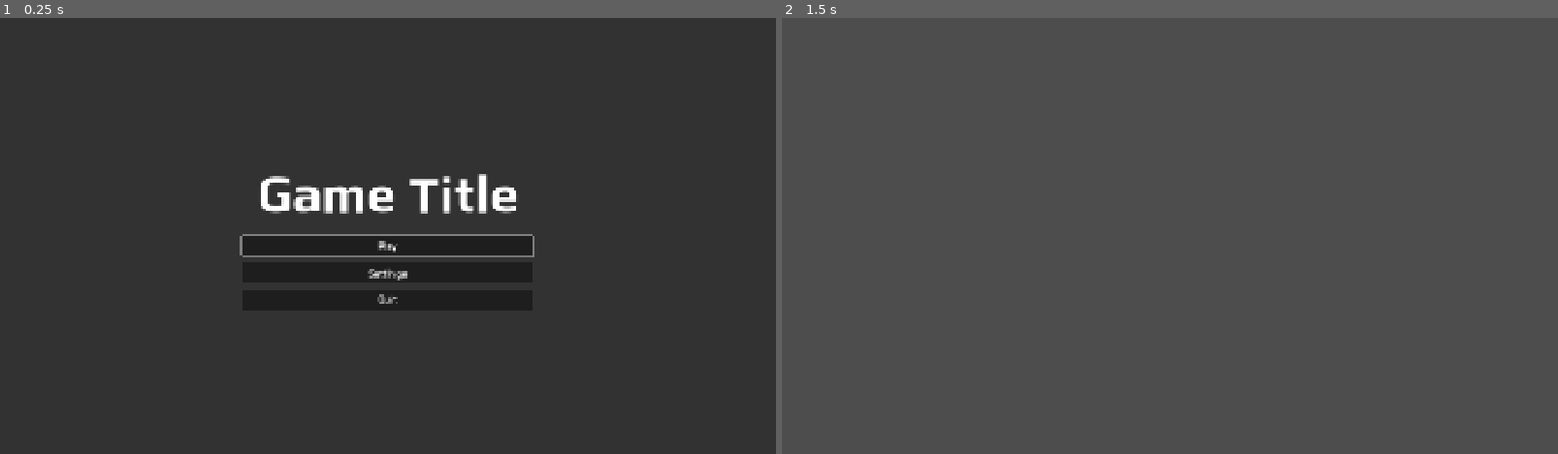
Above: before the commit, frames 1-2 (left to right).
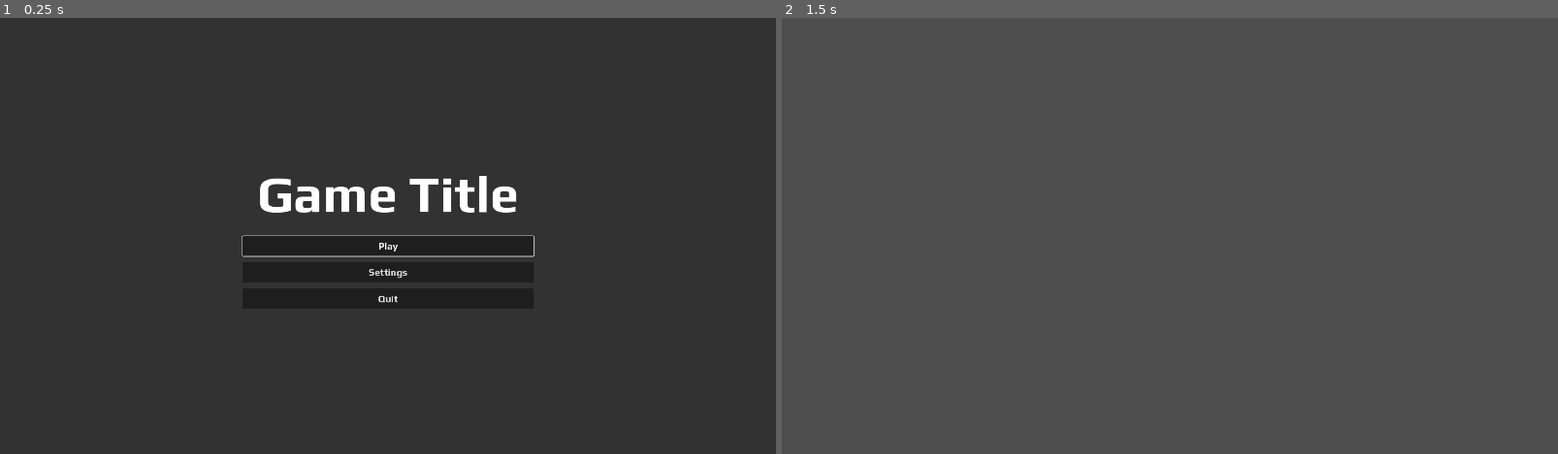
Above: after the commit, the same moments.

Repository: KevinGeertjens/Lux
Game: Godot game, scene res://scenes/menus/main_menu/main_menu.tscn
Two runs of this game, one before a commit and one after it. Both use one fixed random seed, a clock stepped at 60 frames per second and the inputs below.
Inputs:
- Up to frame 1 (0.25 s): no input
- Up to frame 2 (1.5 s): click "Play" at 0.5 s; tap Enter at 1.25 s

The runs differ from the first frame. In frame 1, 1.0% of the frame differs, in the area x 30-69%, y 35-66%; in frame 2, nothing differs.

Commit message:
Set graphics settings via menu

Diff:
--- a/autoload/settings/base_settings.gd
+++ b/autoload/settings/base_settings.gd
@@ -15,7 +15,15 @@
 	if loadedSettings:
 		settings = loadedSettings
 	else:
-		settings = DEFAULT_SETTINGS
+		settings = DEFAULT_SETTINGS.duplicate()
 
 func _save() -> void:
 	JsonFileUtils.save_dict(settings, PATH)
+
+func _apply() -> void:
+	pass # overwrite in implementations
+
+func set_default_settings() -> void:
+	settings = DEFAULT_SETTINGS.duplicate()
+	_apply()
+	_save()
--- a/autoload/settings/graphics/graphics_settings.gd
+++ b/autoload/settings/graphics/graphics_settings.gd
@@ -19,14 +19,14 @@
 	}
 
 func _apply() -> void:
-	_set_window_size(settings["windowSize"])
-	_set_window_mode(settings["windowMode"])
-	_set_monitor(settings["monitor"])
-	_set_vsync(settings["vsync"])
+	set_window_size(settings["windowSize"])
+	set_window_mode(settings["windowMode"])
+	set_monitor(settings["monitor"])
+	set_vsync(settings["vsync"])
 
 
 #region: Setters
-func _set_window_size(windowSize: String) -> void:
+func set_window_size(windowSize: String) -> void:
 	if WINDOW_SIZE.find(windowSize) < 0:
 		push_error("Could not set window size: windowSize not in WINDOW_SIZES")
 		return
@@ -38,38 +38,41 @@
 
 	var width := int(split[0])
 	var height := int(split[1])
-	var vector := Vector2(width, height)
+	var vector := Vector2i(width, height)
 
-	DisplayServer.window_set_size(vector)
+	get_window().size = vector
 	settings["windowSize"] = windowSize
 	_save()
 
-func _set_window_mode(windowMode: WINDOW_MODE) -> void:
-	var mode: int
+	var offset: Vector2 = (DisplayServer.screen_get_size() - DisplayServer.window_get_size()) / 2
+	DisplayServer.window_set_position(offset)
+	set_monitor(settings["monitor"])
+
+func set_window_mode(windowMode: WINDOW_MODE) -> void:
+	var mode: Window.Mode
 	var borderlessWindow: bool
 
 	match int(windowMode):
 		WINDOW_MODE.FULLSCREEN:
-			mode = DisplayServer.WINDOW_MODE_FULLSCREEN
+			mode = Window.MODE_FULLSCREEN
 			borderlessWindow = false
 		WINDOW_MODE.BORDERLESS_WINDOW:
-			mode = DisplayServer.WINDOW_MODE_WINDOWED
+			mode = Window.MODE_WINDOWED
 			borderlessWindow = true
 		WINDOW_MODE.WINDOWED:
-			mode = DisplayServer.WINDOW_MODE_WINDOWED
+			mode = Window.MODE_WINDOWED
 			borderlessWindow = false
 
-	DisplayServer.window_set_mode(mode)
-	DisplayServer.window_set_flag(DisplayServer.WINDOW_FLAG_BORDERLESS, borderlessWindow)
+	var window: Window = get_window()
+	window.set_mode(mode)
+	window.borderless = borderlessWindow
 
-	settings["windowMode"] = int(windowMode)
+	settings["windowMode"] = windowMode
 	_save()
 
-	# Optional: if resize and reposition is necessary
-	# DisplayServer.window_set_current_screen(_settings["monitor"])
-	# _set_window_size(_settings['window_size'])
+	set_window_size(settings['windowSize'])
 
-func _set_monitor(monitorIndex: int) -> void:
+func set_monitor(monitorIndex: int) -> void:
 	var screenCount: int = DisplayServer.get_screen_count()
 	if monitorIndex > screenCount:
 		push_error("Could not set monitor: monitorIndex was %s, while there are only %s monitors available" % monitorIndex, screenCount)
@@ -78,7 +81,7 @@
 	settings["monitor"] = monitorIndex
 	_save()
 
-func _set_vsync(vsyncEnabled: bool) -> void:
+func set_vsync(vsyncEnabled: bool) -> void:
 	var map = {
 		false: DisplayServer.VSYNC_DISABLED,
 		true: DisplayServer.VSYNC_ENABLED
@@ -86,7 +89,7 @@
 
 	var vsyncMode: int = map[vsyncEnabled]
 	DisplayServer.window_set_vsync_mode(vsyncMode)
-	settings["vsync"] = vsyncMode
+	settings["vsync"] = vsyncEnabled
 	_save()
 
 #endregion
--- a/project.godot
+++ b/project.godot
@@ -27,7 +27,6 @@
 
 window/size/viewport_width=1920
 window/size/viewport_height=1080
-window/size/mode=3
 window/size/resizable=false
 window/stretch/mode="canvas_items"
 
--- a/scenes/menus/settings_menu/graphics_settings/graphics_settings.gd
+++ b/scenes/menus/settings_menu/graphics_settings/graphics_settings.gd
@@ -11,7 +11,7 @@
 	_update_inputs()
 
 
-#region Button Updates
+#region Input Updates
 func _update_inputs() -> void:
 	_update_window_size_button()
 	_update_window_mode_button()
@@ -40,9 +40,41 @@
 	for i in range(DisplayServer.get_screen_count()):
 		_monitorButton.add_item(str(i + 1))
 
-	UiUtils.select_option_by_string(_monitorButton, str(GraphicsSettings.settings["monitor"]))
+	UiUtils.select_option_by_string(_monitorButton, str(GraphicsSettings.settings["monitor"] + 1))
 
 func _update_vsync_checkbox() -> void:
 	_vsyncCheckBox.button_pressed = GraphicsSettings.settings["vsync"]
 
 #endregion
+
+#region Input Event Handlers
+func _on_window_size_button_item_selected(index: int) -> void:
+	var windowSize: String = _windowSizeButton.get_item_text(index)
+	GraphicsSettings.set_window_size(windowSize)
+	_update_inputs()
+
+func _on_window_mode_button_item_selected(index: int) -> void:
+	var windowModeText: String = _windowModeButton.get_item_text(index)
+
+	var windowMode: int = 0
+	for i in _windowModeMap.keys():
+		if _windowModeMap[i] == windowModeText:
+			windowMode = i
+
+	GraphicsSettings.set_window_mode(windowMode)
+	_update_inputs()
+
+func _on_monitor_button_item_selected(index: int) -> void:
+	var monitor := int(_monitorButton.get_item_text(index)) - 1
+	GraphicsSettings.set_monitor(monitor)
+	_update_inputs()
+
+func _on_vsync_check_box_toggled(toggled_on: bool) -> void:
+	GraphicsSettings.set_vsync(toggled_on)
+	_update_inputs()
+
+func _on_default_button_pressed() -> void:
+	GraphicsSettings.set_default_settings()
+	_update_inputs()
+
+#endregion
--- a/scenes/menus/settings_menu/graphics_settings/graphics_settings.tscn
+++ b/scenes/menus/settings_menu/graphics_settings/graphics_settings.tscn
@@ -60,3 +60,17 @@
 
 [node name="SideMenu" type="VBoxContainer" parent="HBox"]
 layout_mode = 2
+
+[node name="Filler" type="Control" parent="HBox/SideMenu"]
+layout_mode = 2
+size_flags_vertical = 3
+
+[node name="DefaultButton" type="Button" parent="HBox/SideMenu"]
+layout_mode = 2
+text = "Default Settings"
+
+[connection signal="item_selected" from="HBox/Grid/WindowSizeButton" to="." method="_on_window_size_button_item_selected"]
+[connection signal="item_selected" from="HBox/Grid/WindowModeButton" to="." method="_on_window_mode_button_item_selected"]
+[connection signal="item_selected" from="HBox/Grid/MonitorButton" to="." method="_on_monitor_button_item_selected"]
+[connection signal="toggled" from="HBox/Grid/VsyncCheckBox" to="." method="_on_vsync_check_box_toggled"]
+[connection signal="pressed" from="HBox/SideMenu/DefaultButton" to="." method="_on_default_button_pressed"]
